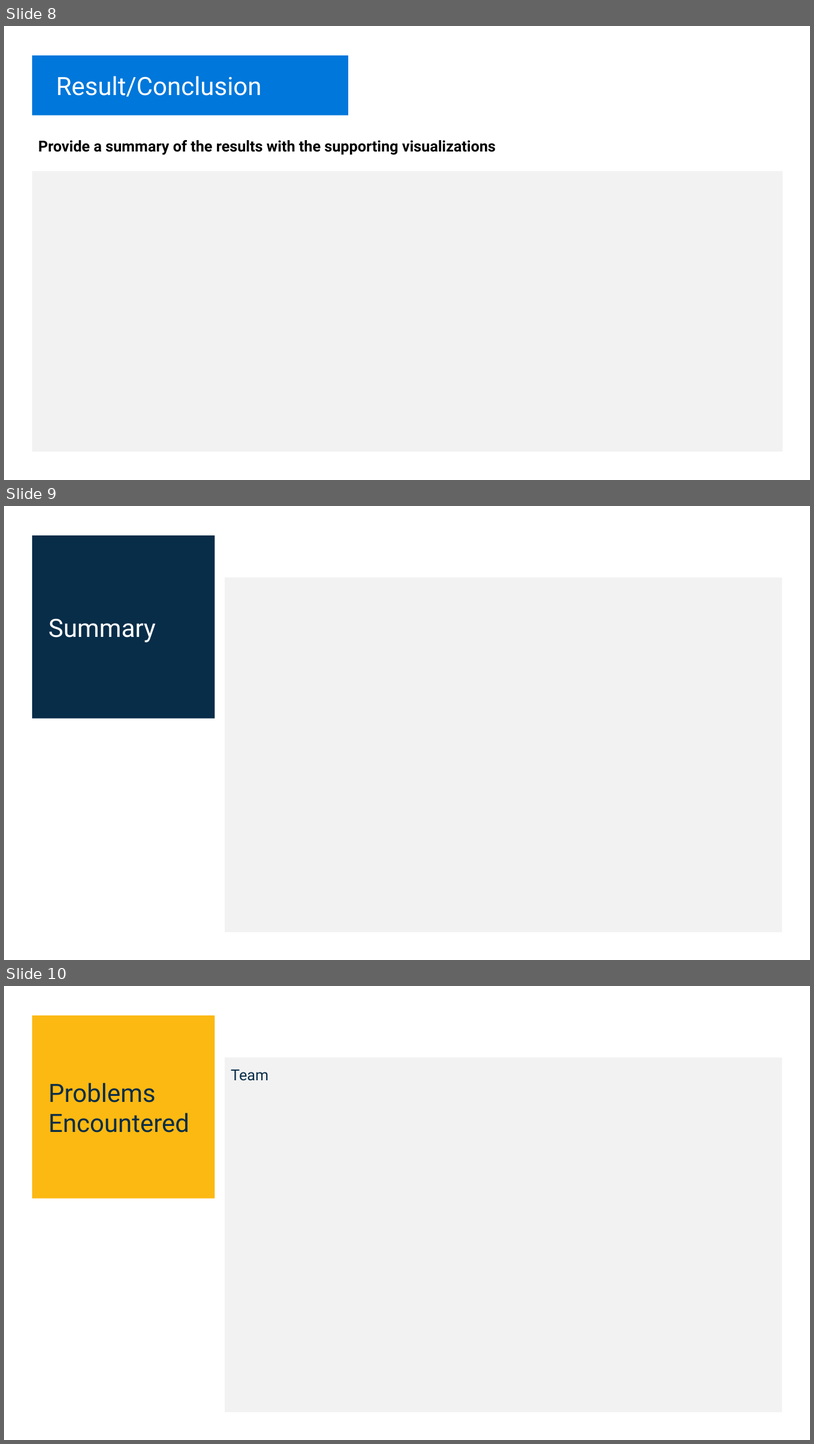
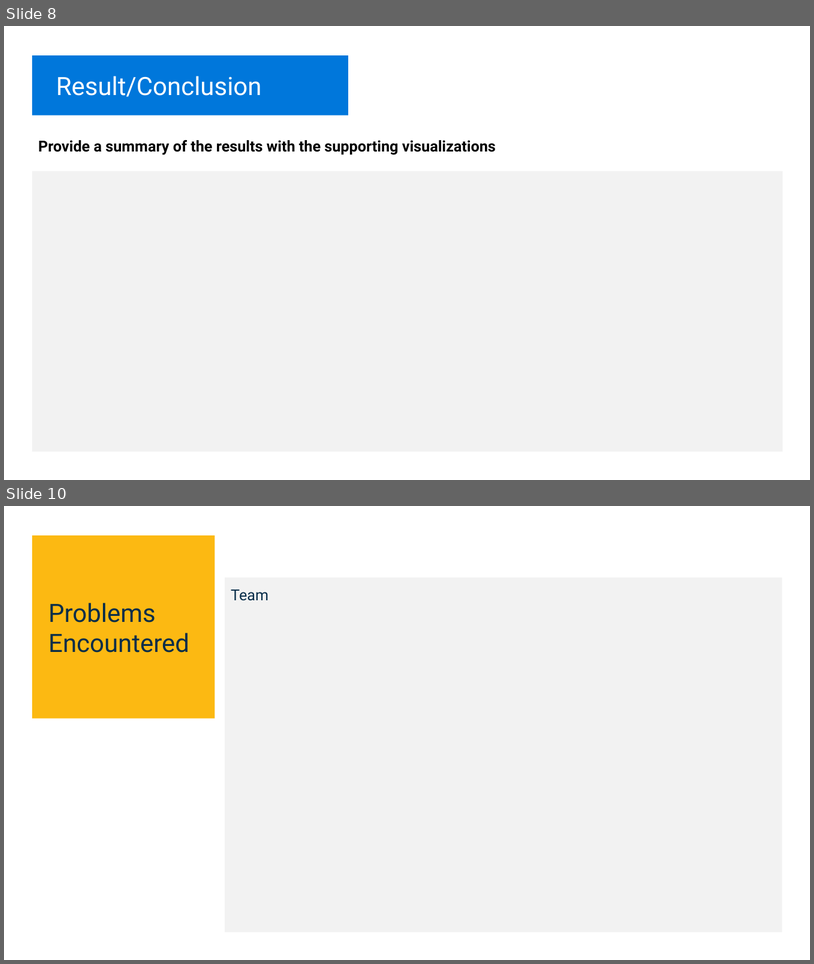
Before and after one commit to tbrown14611/Project_2, a slide deck: Team 3 AI_Bootcamp_Project_2.pptx. Shown one above the other, each under a label of ours: slides 8, 9 and 10 before the commit, slides 8 and 10 after it; the slides between them are not shown. The pictures are 814x1444 and 814x964 pixels, drawn with LibreOffice and Linux fonts; fonts in the diff are those of the drawing. Boxes give left, top, right and bottom in pixels: in the first picture for what was removed or moved away, otherwise in the second. Text is boxed around its words. In the diff, an @@ line names an element or a change of style, - is before the commit and + after.

```diff
--- a/Team 3 AI_Bootcamp_Project_2.pptx
+++ b/Team 3 AI_Bootcamp_Project_2.pptx
@@ slide 9 removed at <box>4,506,810,960</box>, background #FFFFFF @@
@@ rectangle removed at <box>32,535,215,718</box> @@
@@ rectangle removed at <box>225,577,783,932</box> @@
@@ text removed at <box>48,618,156,642</box> @@
-Summary
```
Also in this commit, not shown: 1 slide added, 1 other file.
